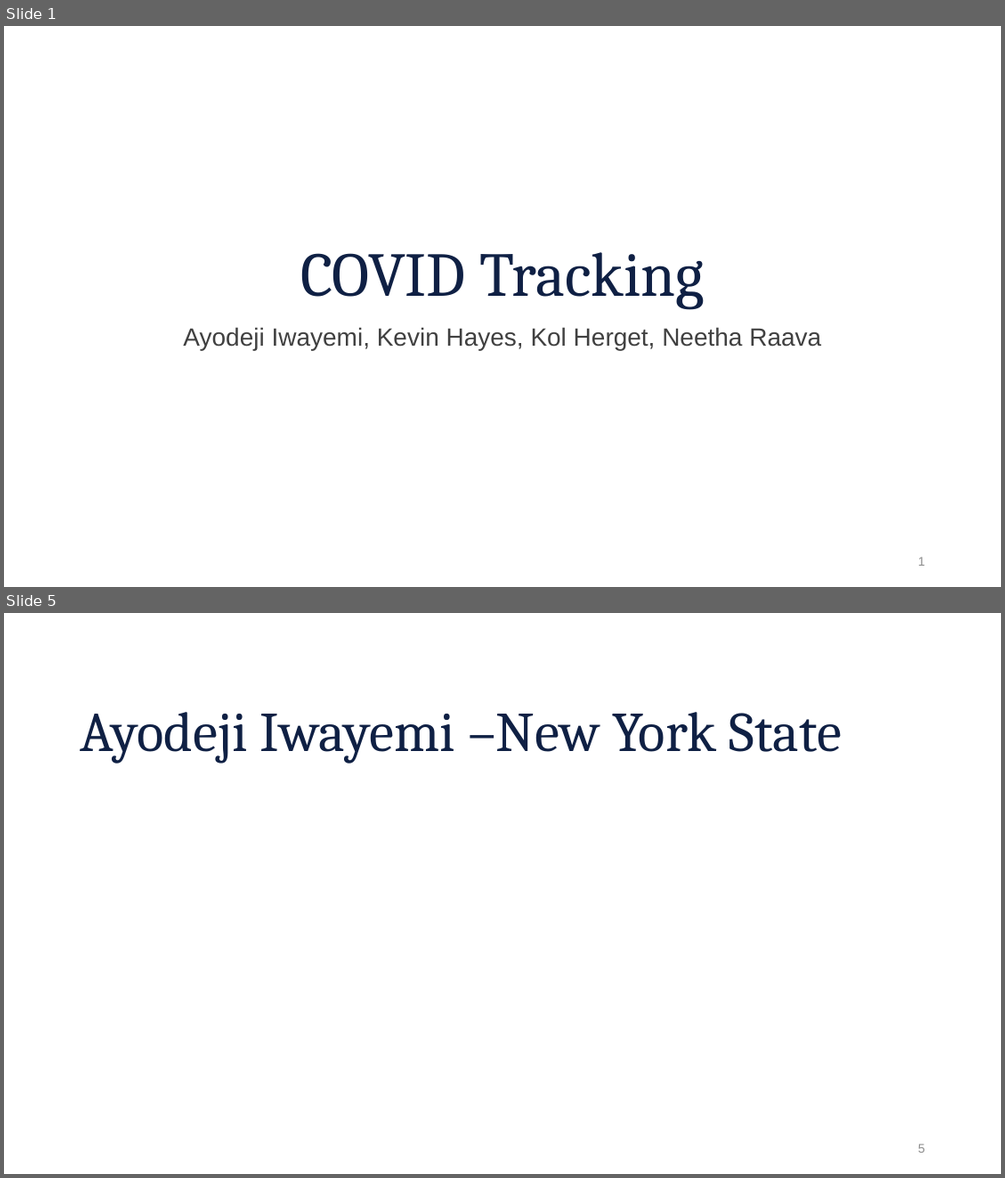
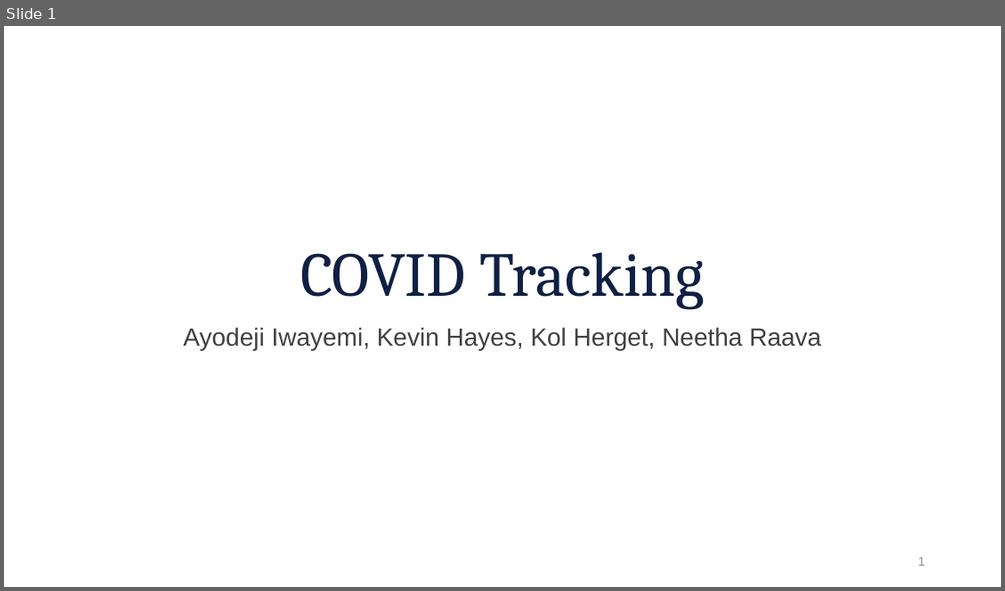
Before and after one commit to aiwayemi/Group-1, a slide deck: ProjPresentation.pptx. Shown one above the other, each under a label of ours: slides 1 and 5 before the commit, slide 1 after it; the slides between them are not shown. The pictures are 1005x1178 and 1005x591 pixels, drawn with LibreOffice and Linux fonts; fonts in the diff are those of the drawing; background and template pictures are left out. Boxes give left, top, right and bottom in pixels: in the first picture for what was removed or moved away, otherwise in the second. Text is boxed around its words. In the diff, an @@ line names an element or a change of style, - is before the commit and + after.

```diff
--- a/ProjPresentation.pptx
+++ b/ProjPresentation.pptx
@@ slide 5 removed at [4, 613, 1001, 1174], background #FFFFFF @@
@@ title removed at [80, 712, 841, 763] @@
-Ayodeji Iwayemi –New York State
@@ page number removed at [918, 1143, 925, 1152] @@
-5
```
Also in this commit, not shown: 8 slides changed, 2 slides added, 1 other slide removed.
